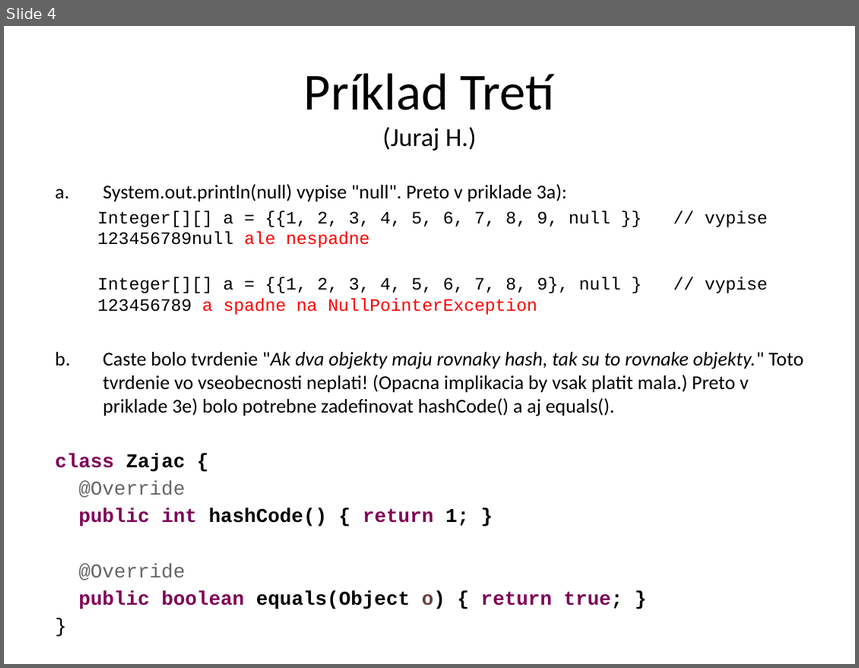
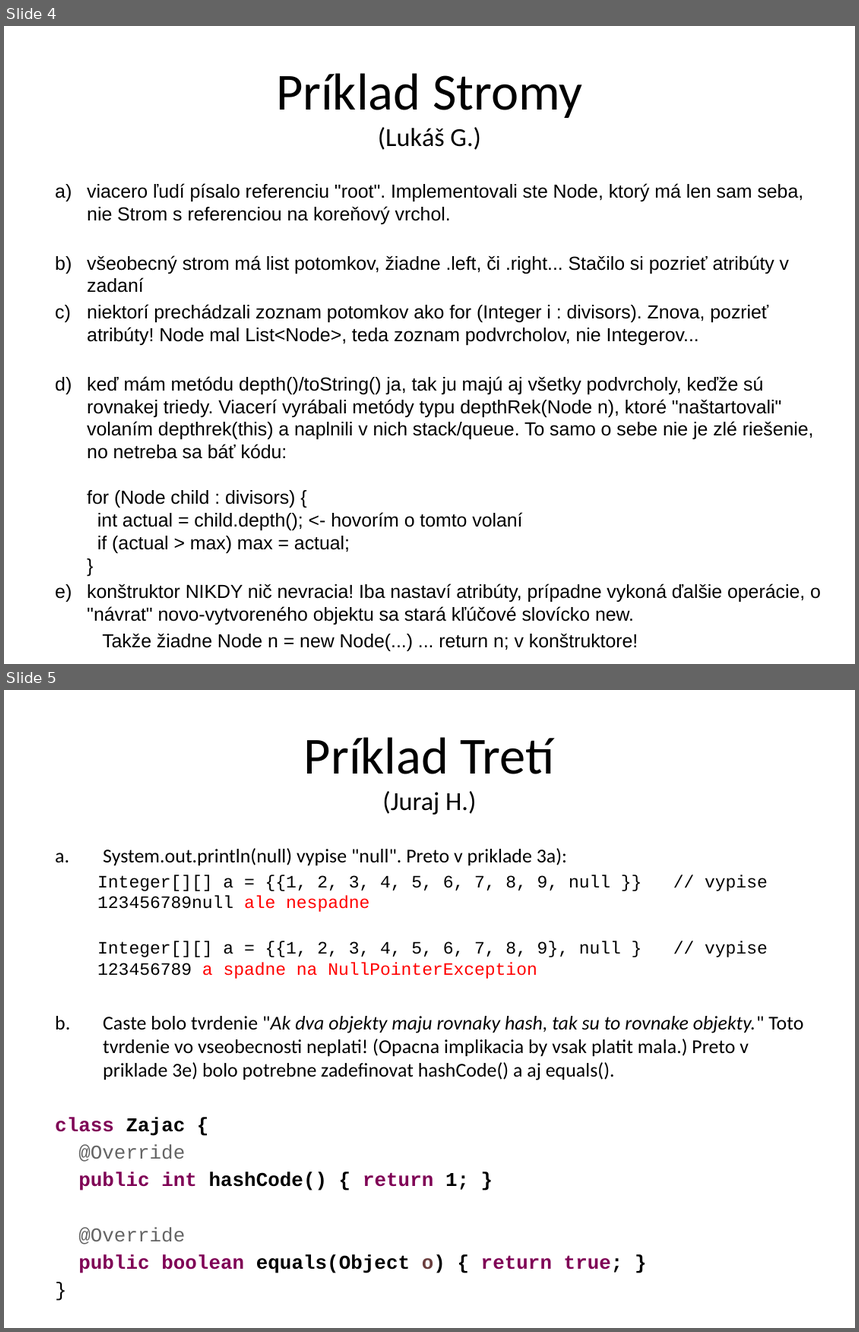
Before and after one commit to Programovanie4/Prednasky, a slide deck: 10/10_java_intro.pptx. Shown one above the other, each under a label of ours: slide 4 before the commit, slides 4 and 5 after it. The pictures are 859x668 and 859x1332 pixels, drawn with LibreOffice and Linux fonts; fonts in the diff are those of the drawing. Boxes give left, top, right and bottom in pixels: in the first picture for what was removed or moved away, otherwise in the second. Text is boxed around its words. In the diff, an @@ line names an element or a change of style, - is before the commit and + after.

```diff
--- a/10/10_java_intro.pptx
+++ b/10/10_java_intro.pptx
@@ slide 4 added at (4,26,855,664), background #FFFFFF @@
@@ title added at (276,73,583,150), 44 pt, text #000000 @@
+Príklad Stromy
+(Lukáš G.)
@@ text added at (87,183,821,651), 16 pt, text #000000 @@
+a) viacero ľudí písalo referenciu "root". Implementovali ste Node, ktorý má len sam seba, nie Strom s referenciou na koreňový vrchol.
+b) všeobecný strom má list potomkov, žiadne .left, či .right... Stačilo si pozrieť atribúty v zadaní
+c) niektorí prechádzali zoznam potomkov ako for (Integer i : divisors). Znova, pozrieť atribúty! Node mal List<Node>, teda zoznam podvrcholov, nie Integerov...
+d) keď mám metódu depth()/toString() ja, tak ju majú aj všetky podvrcholy, keďže sú rovnakej triedy. Viacerí vyrábali metódy typu depthRek(Node n), ktoré "naštartovali" volaním depthrek(this) a naplnili v nich stack/queue. To samo o sebe nie je zlé riešenie, no netreba sa báť kódu:
+   for (Node child : divisors) {
+   int actual = child.depth(); <- hovorím o tomto volaní
+   if (actual > max) max = actual;
+   }
+e) konštruktor NIKDY nič nevracia! Iba nastaví atribúty, prípadne vykoná ďalšie operácie, o "návrat" novo-vytvoreného objektu sa stará kľúčové slovícko new.
+Takže žiadne Node n = new Node(...) ... return n; v konštruktore!
@@ what was slide 4 is now slide 5 @@
```
Also in this commit, not shown: 3 slides changed, 1 other file.
